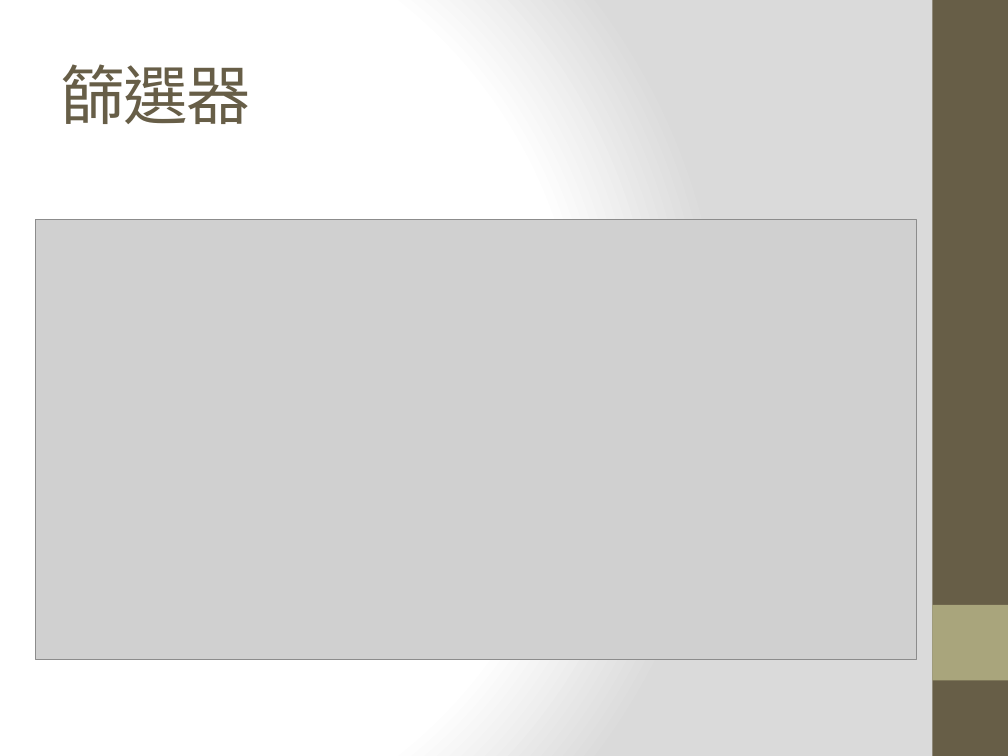
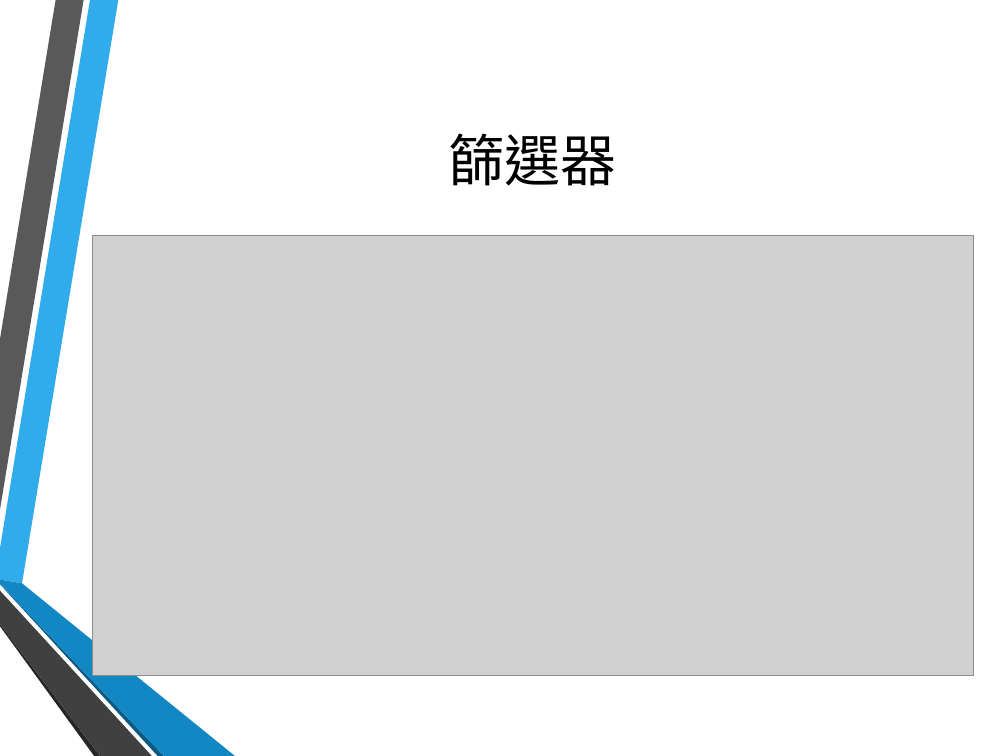
Before and after one commit to hsinewu/pia, a slide deck: slide 36 of Presentation/報告投影片.pptx (slide 35 before the commit). Drawn at 1008x756 pixels with LibreOffice and Linux fonts; fonts in the diff are those of the drawing; grey boxes stand for pictures; background and template pictures are left out. Boxes give left, top, right and bottom in pixels: in the first picture for what was removed or moved away, otherwise in the second. Text is boxed around its words. In the diff, an @@ line names an element or a change of style, - is before the commit and + after.

```diff
--- a/Presentation/報告投影片.pptx
+++ b/Presentation/報告投影片.pptx
@@ background gradient #FFFFFF to #DADADA to picture (left out) @@
@@ rectangle removed at (x1=932, y1=0, x2=1008, y2=756) @@
@@ title "篩選器" moved from (x1=60, y1=64, x2=250, y2=124) to (x1=449, y1=133, x2=617, y2=186) @@
@@ title "篩選器" at (x1=449, y1=133, x2=617, y2=186): size 46 to 40 pt, font Cambria to Noto Sans CJK SC, text colour #675E47 to #000000, letter spacing -1 to 0 pt; alignment left to centre @@
@@ picture moved from (x1=35, y1=220, x2=916, y2=660) to (x1=93, y1=235, x2=974, y2=675) @@
@@ group added at (x1=0, y1=0, x2=235, y2=756): 6 freeform shapes @@
@@ rectangle removed at (x1=932, y1=605, x2=1008, y2=680) @@
```
Also in this commit, not shown: 41 other slides changed, 1 slide added.
